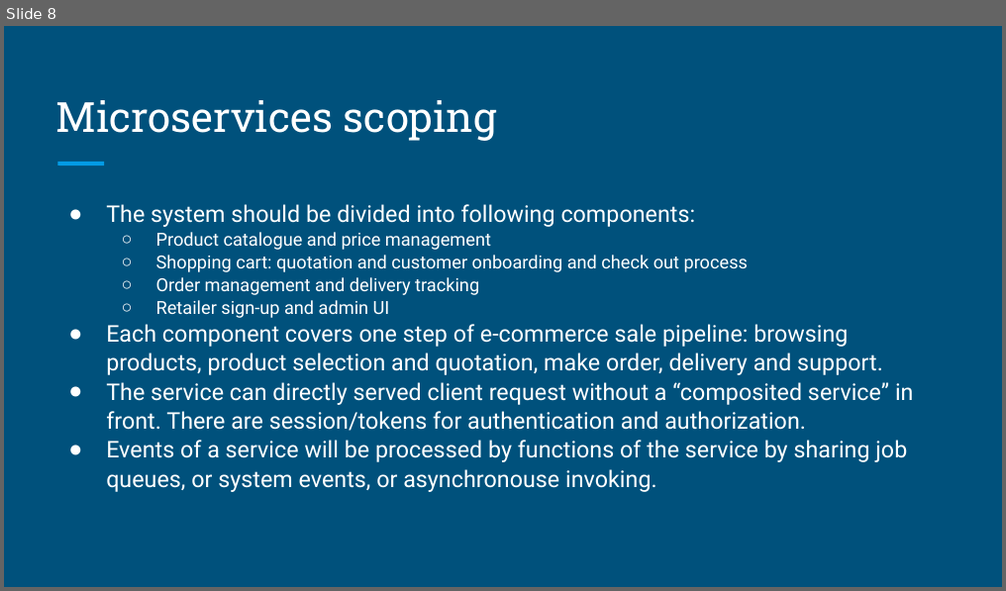
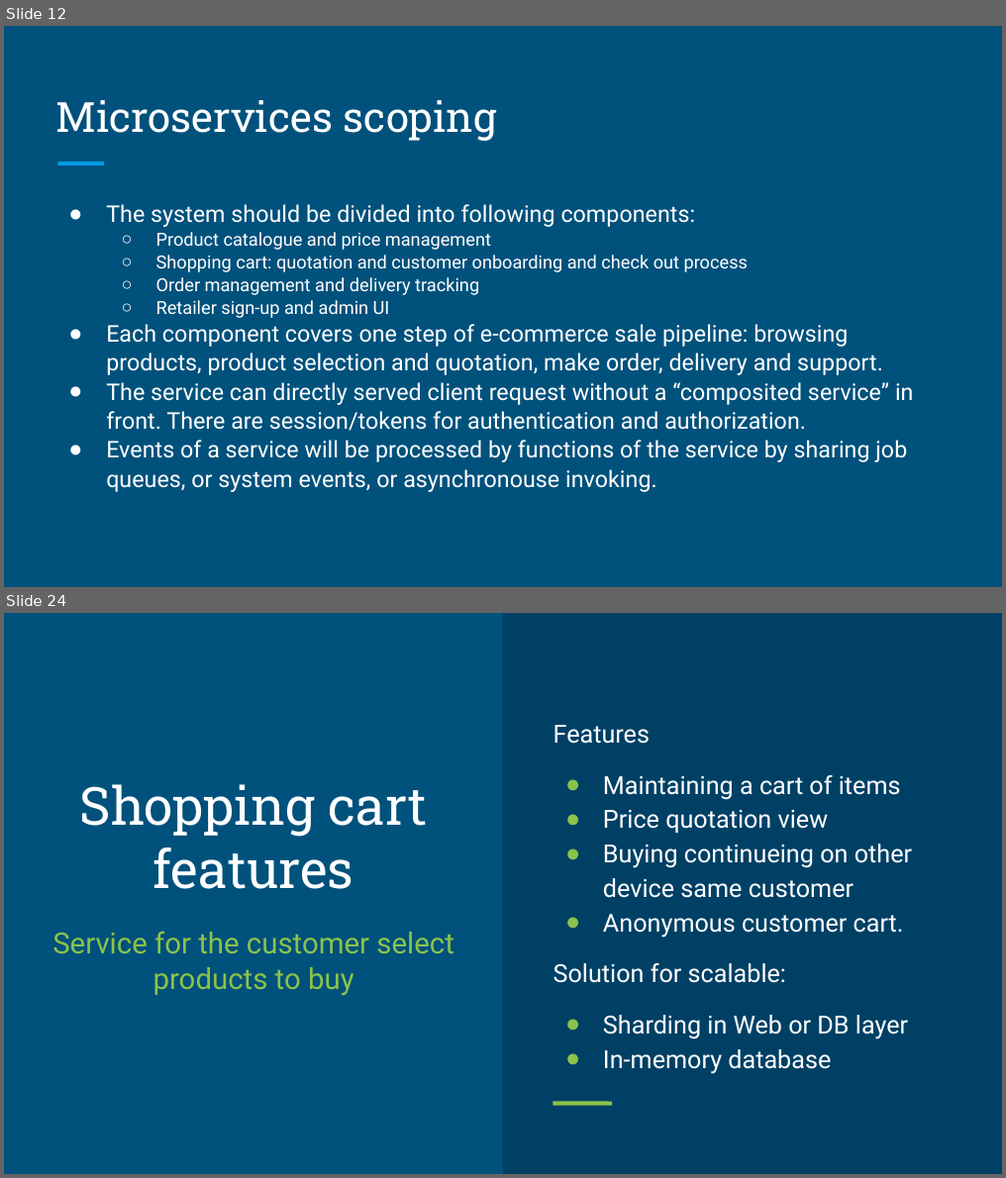
Before and after one commit to myquartz/myq-online-shopping, a slide deck: design/MyQ Online Shopping.odp. Shown one above the other, each under a label of ours: slide 8 before the commit, slides 12 and 24 after it; the slides between them are not shown. The pictures are 1006x591 and 1006x1178 pixels, drawn with LibreOffice and Linux fonts; fonts in the diff are those of the drawing. Boxes give left, top, right and bottom in pixels: in the first picture for what was removed or moved away, otherwise in the second. Text is boxed around its words. In the diff, an @@ line names an element or a change of style, - is before the commit and + after.

```diff
--- a/design/MyQ Online Shopping.odp
+++ b/design/MyQ Online Shopping.odp
@@ slide 24 added at bbox=[4, 613, 1002, 1174], background #00517C @@
@@ rectangle added at bbox=[503, 613, 1002, 1173], fill #004065 @@
@@ text added at bbox=[553, 725, 912, 1074], 18 pt, text #FFFFFF @@
+Features
+● Maintaining a cart of items
+● Price quotation view
+● Buying continueing on other device same customer
+● Anonymous customer cart.
+Solution for scalable:
+● Sharding in Web or DB layer
+● In-memory database
@@ title added at bbox=[80, 784, 427, 889], 38 pt, text #FFFFFF @@
+Shopping cart features
@@ subtitle added at bbox=[53, 931, 453, 995], 21 pt, text #8BC34A @@
+Service for the customer select products to buy
@@ line added from (552, 1104) to (612, 1104), #8BC34A 3 pt @@
@@ what was slide 8 is now slide 12 @@
```
Also in this commit, not shown: 2 slides changed, 29 other slides added, 2 other files.
